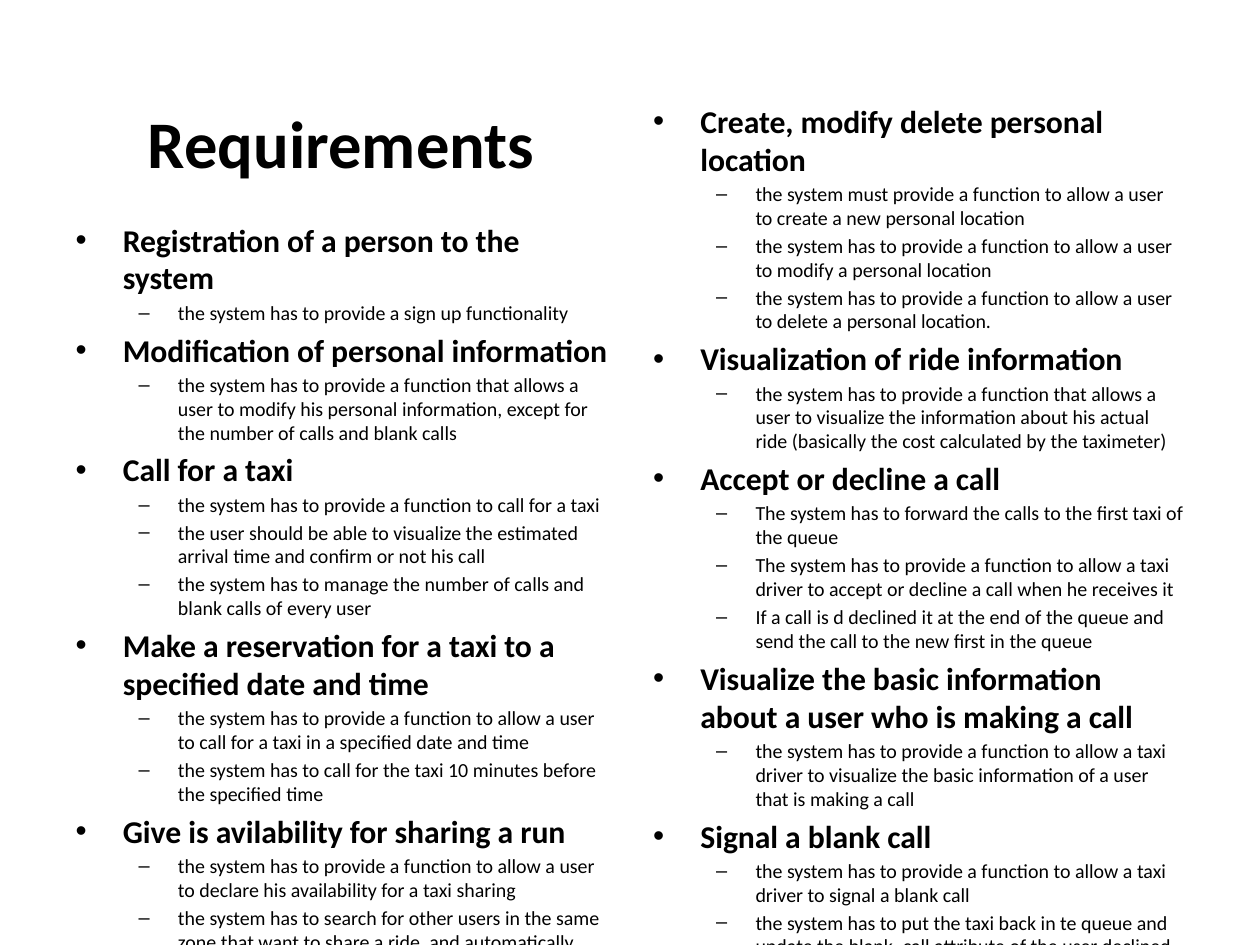
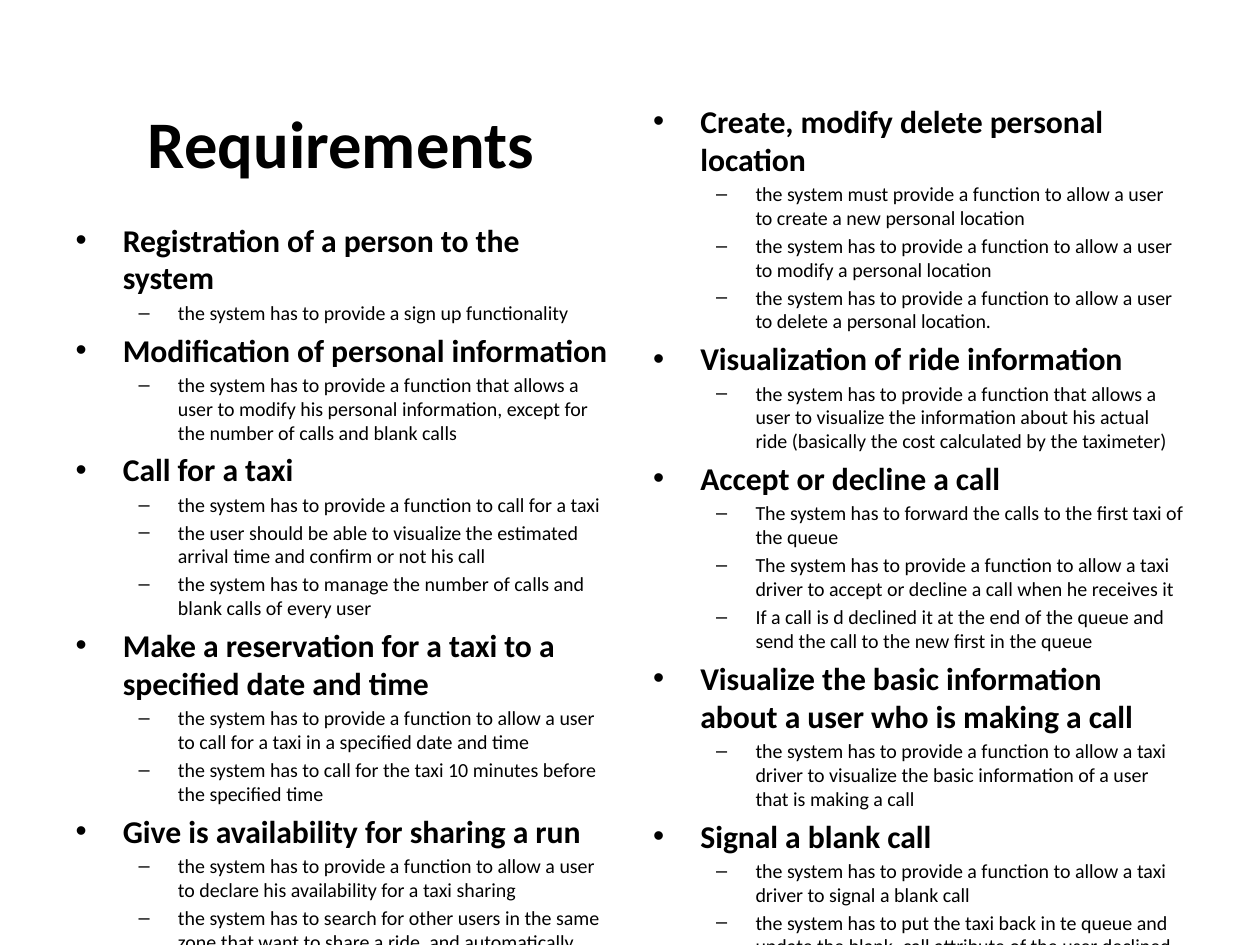
Before and after one commit to hartman19/IDSW2, a slide deck: slide 5 of Presentazione RASD.pptx. Drawn at 1260x945 pixels with LibreOffice and Linux fonts; fonts in the diff are those of the drawing. Boxes give left, top, right and bottom in pixels: in the first picture for what was removed or moved away, otherwise in the second. Text is boxed around its words. In the diff, an @@ line names an element or a change of style, - is before the commit and + after.

```diff
--- a/Presentazione RASD.pptx
+++ b/Presentazione RASD.pptx
@@ text at box(123, 820, 580, 849): text changed @@
-• Give is avilability for sharing a run
+• Give is availability for sharing a run
```
Also in this commit, not shown: 1 other slide changed, 11 slides added, 1 other file.
